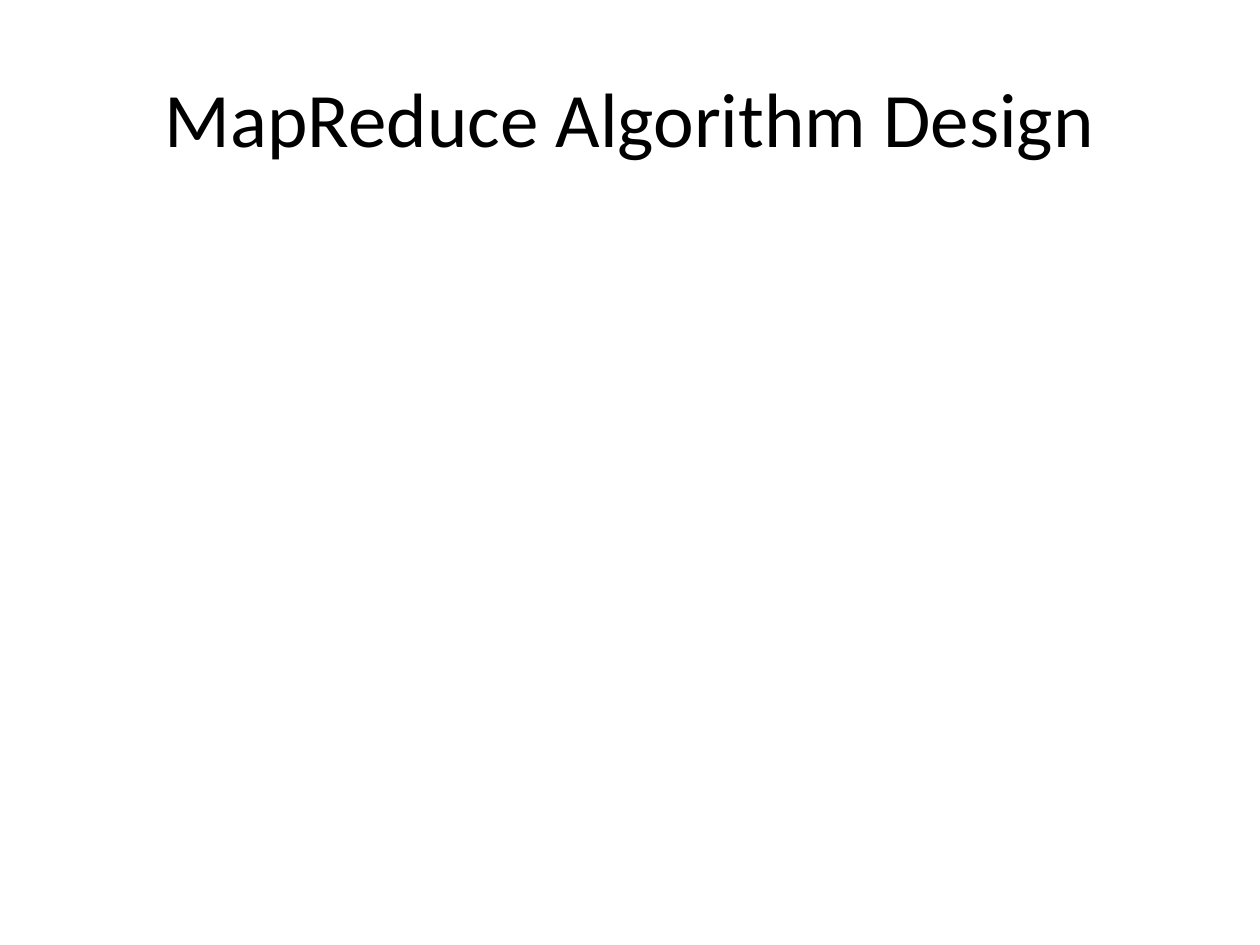
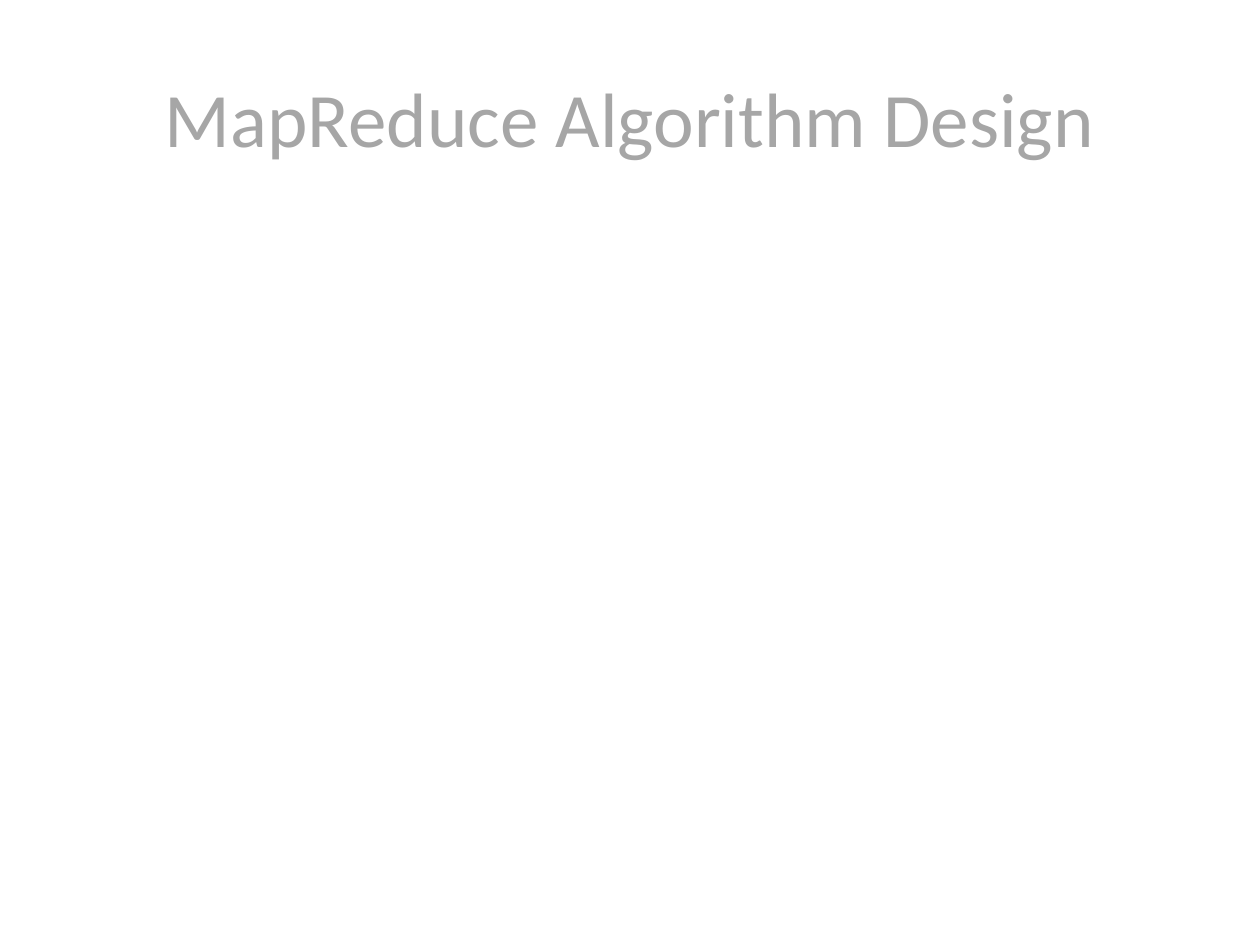
Before and after one commit to chriswjh/chriswjh.github.io, a slide deck: slide 42 of EDM/MapReduce_Design.pptx. Drawn at 1260x945 pixels with LibreOffice and Linux fonts; fonts in the diff are those of the drawing. Boxes give left, top, right and bottom in pixels: in the first picture for what was removed or moved away, otherwise in the second. Text is boxed around its words. In the diff, an @@ line names an element or a change of style, - is before the commit and + after.

```diff
--- a/EDM/MapReduce_Design.pptx
+++ b/EDM/MapReduce_Design.pptx
@@ title "MapReduce Algorithm Design" at box(165, 93, 1093, 160): text colour #000000 to #A6A6A6 @@
```
Also in this commit, not shown: 5 other slides changed, 1 other file.
